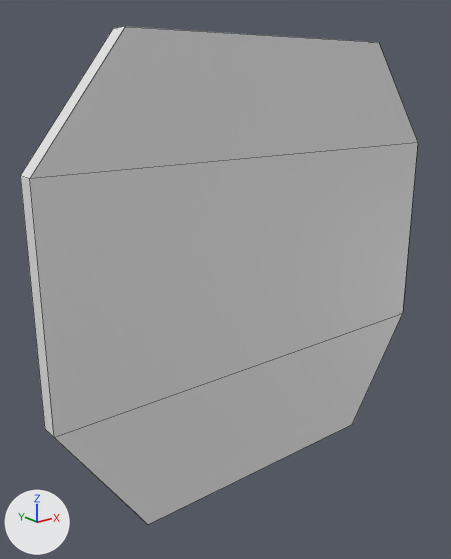
The Blender file src/MapGenerator/parts/doors/DoorSingle/model/door-single.blend as it was, and as the next commit left it.
Before and after are seen from a 50 mm camera at (-2.24, -2.42, 2.23) aimed at (-0.18, 0.15, 1.2). The axes (+X, +Y, +Z) are drawn at lower left. The lights are the same throughout. Mesh edges are drawn as thin lines.

Objects in the first picture: 'Door'.
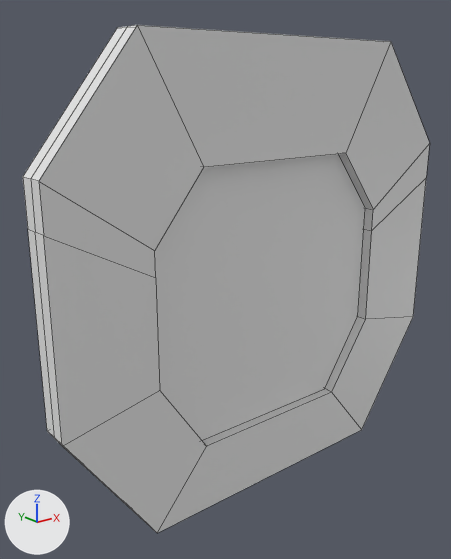
Commit message: Doors WIP

Pixel boxes (x1, y1, x2, y2) of what changed, in the pictures (451 x 559 px):
'Door', reshaped, moved, modifiers changed: before (20, 26, 418, 524); after (23, 25, 430, 533)

What the commit changed:
me_plane_001 is used by ob_door; location (0.0, 0.0, 0.0); scale (1.17, 1.17, 1.17).
me_plane_001 had 16 vertices, 14 faces and spanned x -1.1..1.1, y 0.01..0.09, z 0.0..2.1.
me_plane_001 now has 40 vertices, 31 faces and spans x -1.1..1.1, y -0.07..0.02, z -1.08..1.02.
me_plane_001 part 1: the whole mesh is rebuilt.
Object 'Door' (ob_door) moves from (0.0, 0.0, 0.0) to (0.0, 0.0, 1.258).
Object 'Door' (ob_door) gains a MIRROR modifier named 'Mirror'.
Modifier setting: use_axis = (False, True, False).
